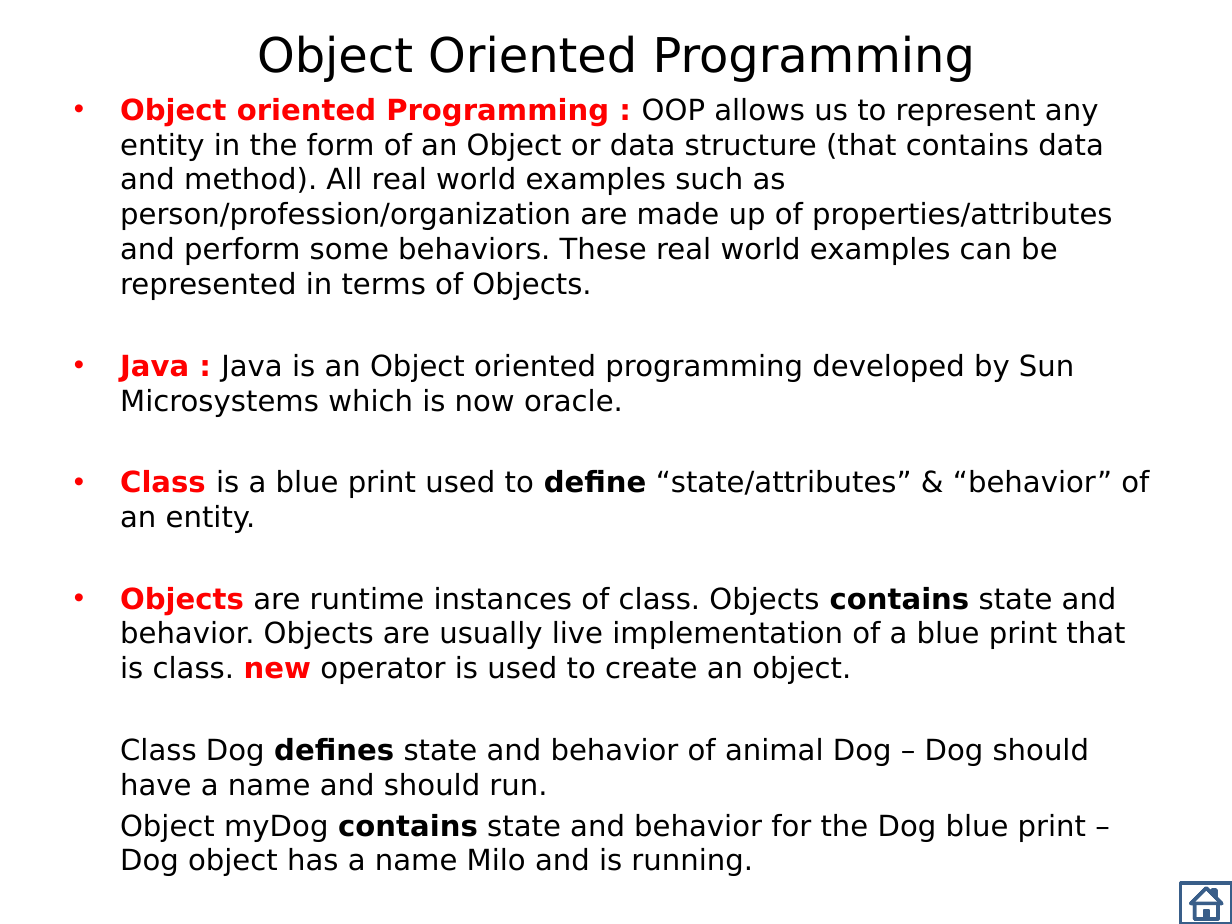
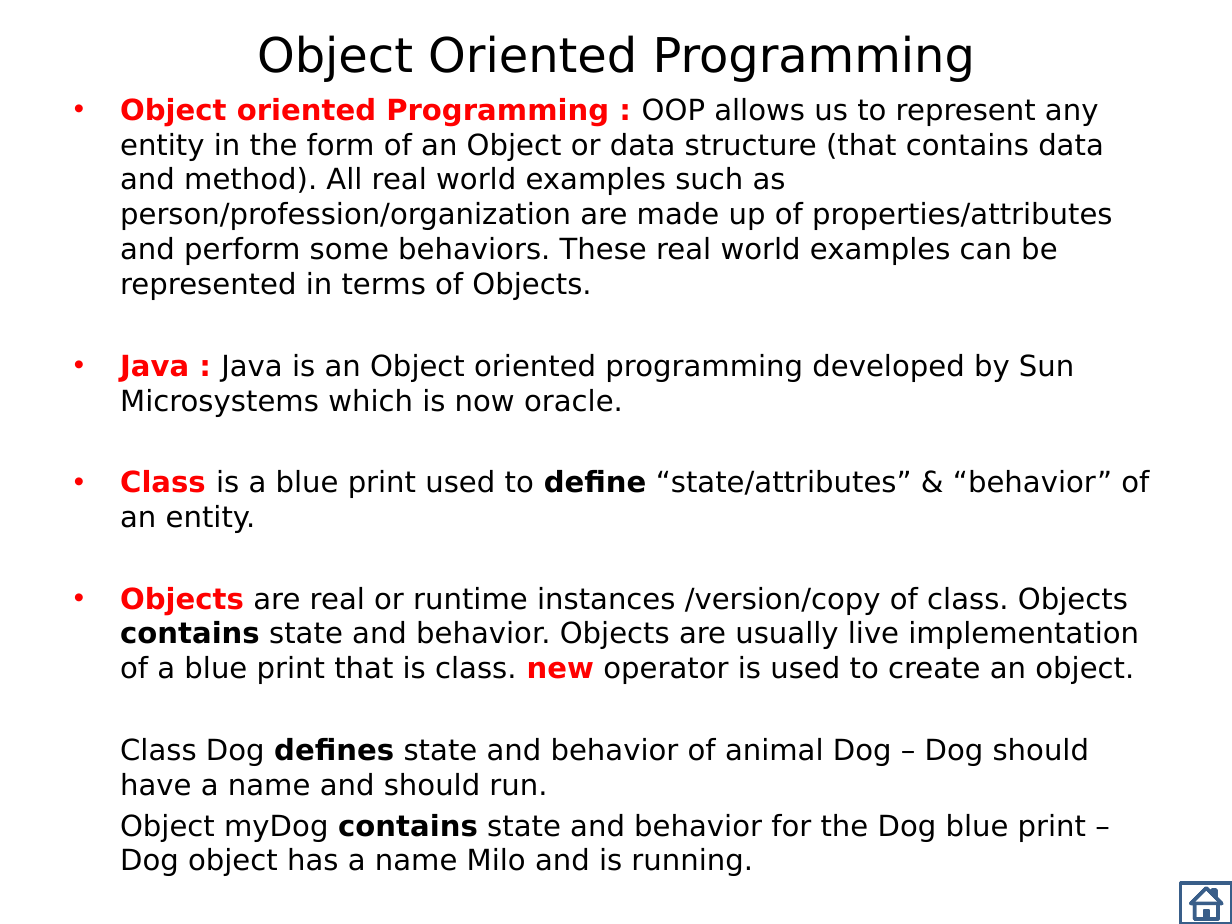
Before and after one commit to thinkcodegravity/dec24java, a slide deck: slide 8 of Java_st.pptx. Drawn at 1232x924 pixels with LibreOffice and Linux fonts; fonts in the diff are those of the drawing. Boxes give left, top, right and bottom in pixels: in the first picture for what was removed or moved away, otherwise in the second. Text is boxed around its words. In the diff, an @@ line names an element or a change of style, - is before the commit and + after.

```diff
--- a/Java_st.pptx
+++ b/Java_st.pptx
@@ text at bbox=[120, 587, 1139, 684]: text changed @@
-• Objects are runtime instances of class. Objects contains state and behavior. Objects are usually live implementation of a blue print that is class. new operator is used to create an object.
+• Objects are real or runtime instances /version/copy of class. Objects contains state and behavior. Objects are usually live implementation of a blue print that is class. new operator is used to create an object.
```
Also in this commit, not shown: 8 other files.
